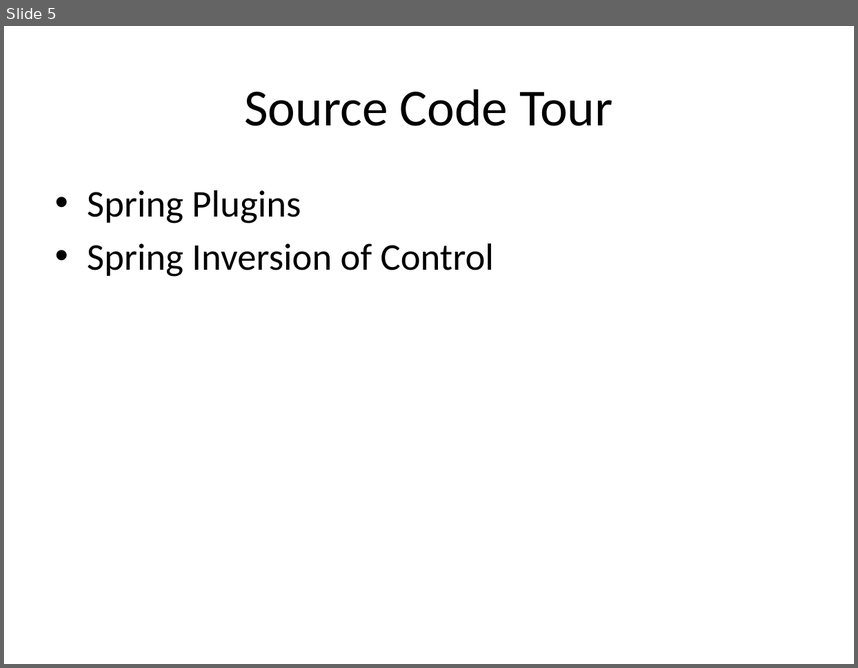
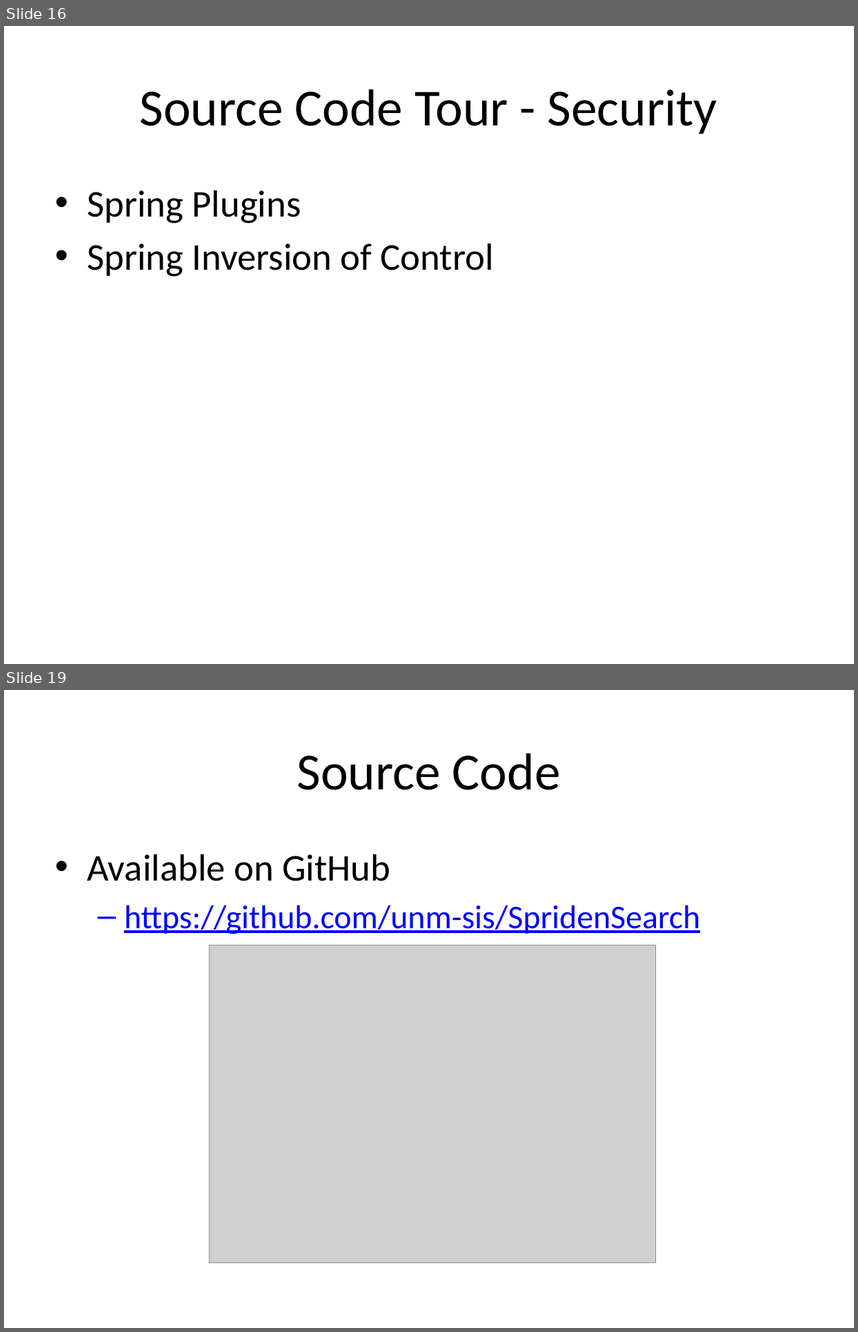
Before and after one commit to unm-sis/SpridenSearch, a slide deck: docs/GGpresentation.pptx. Shown one above the other, each under a label of ours: slide 5 before the commit, slides 16 and 19 after it; the slides between them are not shown. The pictures are 858x668 and 858x1332 pixels, drawn with LibreOffice and Linux fonts; fonts in the diff are those of the drawing; grey boxes stand for pictures; background and template pictures are left out. Boxes give left, top, right and bottom in pixels: in the first picture for what was removed or moved away, otherwise in the second. Text is boxed around its words. In the diff, an @@ line names an element or a change of style, - is before the commit and + after.

```diff
--- a/docs/GGpresentation.pptx
+++ b/docs/GGpresentation.pptx
@@ slide 19 added at box(4, 690, 854, 1328), background #FFFFFF @@
@@ title added at box(297, 753, 561, 790), 44 pt, text #000000 @@
+Source Code
@@ text added at box(87, 854, 700, 934), 28 pt, text #0000FF, underline @@
+• Available on GitHub
+  – https://github.com/unm-sis/SpridenSearch
@@ picture added at box(210, 945, 656, 1262) @@
@@ what was slide 5 is now slide 16 @@
@@ slide 16 changed as well @@
@@ title at box(140, 89, 717, 134): text changed @@
-Source Code Tour
+Source Code Tour - Security
```
Also in this commit, not shown: 7 other slides changed, 11 other slides added.
